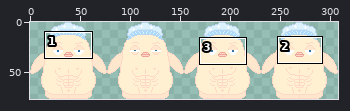
Sprite sheet: Assets/Sprites/anim_duck_front.png. The first picture is a wide view before the edit; the outline marks the close-up.
Close-up. Before:
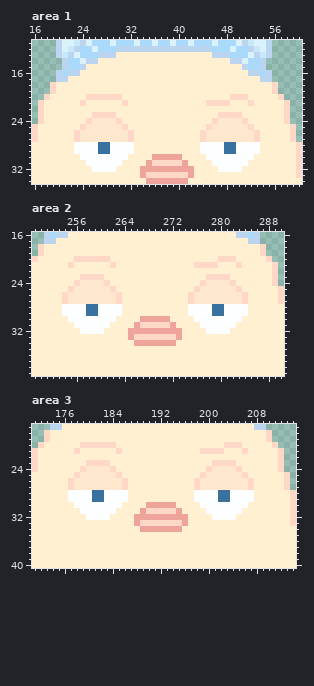
The file is 308x77 pixels. Colours within 5 levels of each other are drawn and written as one. Shown: area 1: x 16..60, y 11..34; area 2: x 249..290, y 16..39; area 3: x 171..214, y 17..40. The commit also changed other parts of the picture, which this record leaves out.
After:
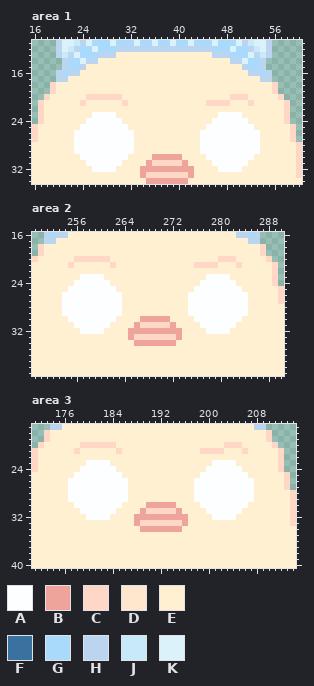
Palette (. is transparent): A #fdfeff  B #efa49b  C #fed7c6  D #ffe7cd  E #fff0d1  F #39729f  G #a9dafb  H #bbd5f0  J #c8e9fa  K #dbf2fa
The exact change:
--- area 1
@@ x 16..60 @@
 22 .CEEEEEEEEEEEEEEEEEEEEEEEEEEEEEEEEEEEEEEEEC..
-23 .CEEEEEEEECCCCEEEEEEEEEEEEEEEEECCCCEEEEEEEC..
-24 .CEEEEEEECDDDDCEEEEEEEEEEEEEEECDDDDCEEEEEEC..
-25 CEEEEEEECDDDDDDCEEEEEEEEEEEEECDDDDDDCEEEEEEC.
-26 CEEEEEECDDDDDDDDCEEEEEEEEEEECDDDDDDDDCEEEEEC.
-27 CEEEEEECDDDDDDDDCEEEEEEEEEEECDDDDDDDDCEEEEEC.
-28 EEEEEEEAAAAFFAAAAEEEEEEEEEEEAAAAFFAAAAEEEEEEC
-29 EEEEEEEAAAAFFAAAAEEEEEEEEEEEAAAAFFAAAAEEEEEEC
+23 .CEEEEEEEEAAAAEEEEEEEEEEEEEEEEEAAAAEEEEEEEC..
+24 .CEEEEEEEAAAAAAEEEEEEEEEEEEEEEAAAAAAEEEEEEC..
+25 CEEEEEEEAAAAAAAAEEEEEEEEEEEEEAAAAAAAAEEEEEEC.
+26 CEEEEEEAAAAAAAAAAEEEEEEEEEEEAAAAAAAAAAEEEEEC.
+27 CEEEEEEAAAAAAAAAAEEEEEEEEEEEAAAAAAAAAAEEEEEC.
+28 EEEEEEEAAAAAAAAAAEEEEEEEEEEEAAAAAAAAAAEEEEEEC
+29 EEEEEEEAAAAAAAAAAEEEEEEEEEEEAAAAAAAAAAEEEEEEC
 30 EEEEEEEEAAAAAAAAEEEEBBBBBEEEEAAAAAAAAEEEEEEEC
--- area 2
@@ x 249..290 @@
 22 EEEEEEEEEEEEEEEEEEEEEEEEEEEEEEEEEEEEEEEEC.
-23 EEEEEEEECCCCEEEEEEEEEEEEEEEEECCCCEEEEEEEC.
-24 EEEEEEECDDDDCEEEEEEEEEEEEEEECDDDDCEEEEEEC.
-25 EEEEEECDDDDDDCEEEEEEEEEEEEECDDDDDDCEEEEEEC
-26 EEEEECDDDDDDDDCEEEEEEEEEEECDDDDDDDDCEEEEEC
-27 EEEEECDDDDDDDDCEEEEEEEEEEECDDDDDDDDCEEEEEC
-28 EEEEEAAAAFFAAAAEEEEEEEEEEEAAAAFFAAAAEEEEEE
-29 EEEEEAAAAFFAAAAEEEEEEEEEEEAAAAFFAAAAEEEEEE
+23 EEEEEEEEAAAAEEEEEEEEEEEEEEEEEAAAAEEEEEEEC.
+24 EEEEEEEAAAAAAEEEEEEEEEEEEEEEAAAAAAEEEEEEC.
+25 EEEEEEAAAAAAAAEEEEEEEEEEEEEAAAAAAAAEEEEEEC
+26 EEEEEAAAAAAAAAAEEEEEEEEEEEAAAAAAAAAAEEEEEC
+27 EEEEEAAAAAAAAAAEEEEEEEEEEEAAAAAAAAAAEEEEEC
+28 EEEEEAAAAAAAAAAEEEEEEEEEEEAAAAAAAAAAEEEEEE
+29 EEEEEAAAAAAAAAAEEEEEEEEEEEAAAAAAAAAAEEEEEE
 30 EEEEEEAAAAAAAAEEEEBBBBBEEEEAAAAAAAAEEEEEEE
--- area 3
@@ x 171..214 @@
 22 CEEEEEEEEEEEEEEEEEEEEEEEEEEEEEEEEEEEEEEEEC..
-23 CEEEEEEEECCCCEEEEEEEEEEEEEEEEECCCCEEEEEEEC..
-24 CEEEEEEECDDDDCEEEEEEEEEEEEEEECDDDDCEEEEEEC..
-25 EEEEEEECDDDDDDCEEEEEEEEEEEEECDDDDDDCEEEEEEC.
-26 EEEEEECDDDDDDDDCEEEEEEEEEEECDDDDDDDDCEEEEEC.
-27 EEEEEECDDDDDDDDCEEEEEEEEEEECDDDDDDDDCEEEEEC.
-28 EEEEEEAAAAFFAAAAEEEEEEEEEEEAAAAFFAAAAEEEEEEC
-29 EEEEEEAAAAFFAAAAEEEEEEEEEEEAAAAFFAAAAEEEEEEC
+23 CEEEEEEEEAAAAEEEEEEEEEEEEEEEEEAAAAEEEEEEEC..
+24 CEEEEEEEAAAAAAEEEEEEEEEEEEEEEAAAAAAEEEEEEC..
+25 EEEEEEEAAAAAAAAEEEEEEEEEEEEEAAAAAAAAEEEEEEC.
+26 EEEEEEAAAAAAAAAAEEEEEEEEEEEAAAAAAAAAAEEEEEC.
+27 EEEEEEAAAAAAAAAAEEEEEEEEEEEAAAAAAAAAAEEEEEC.
+28 EEEEEEAAAAAAAAAAEEEEEEEEEEEAAAAAAAAAAEEEEEEC
+29 EEEEEEAAAAAAAAAAEEEEEEEEEEEAAAAAAAAAAEEEEEEC
 30 EEEEEEEAAAAAAAAEEEEBBBBBEEEEAAAAAAAAEEEEEEEC
Boxes around the changes in both close-ups, in picture pixels (x1, y1, x2, y2):
changed: (74, 112, 134, 154)
changed: (200, 112, 260, 154)
changed: (62, 274, 122, 316)
changed: (188, 274, 248, 316)
changed: (68, 460, 128, 502)
changed: (194, 460, 254, 502)
